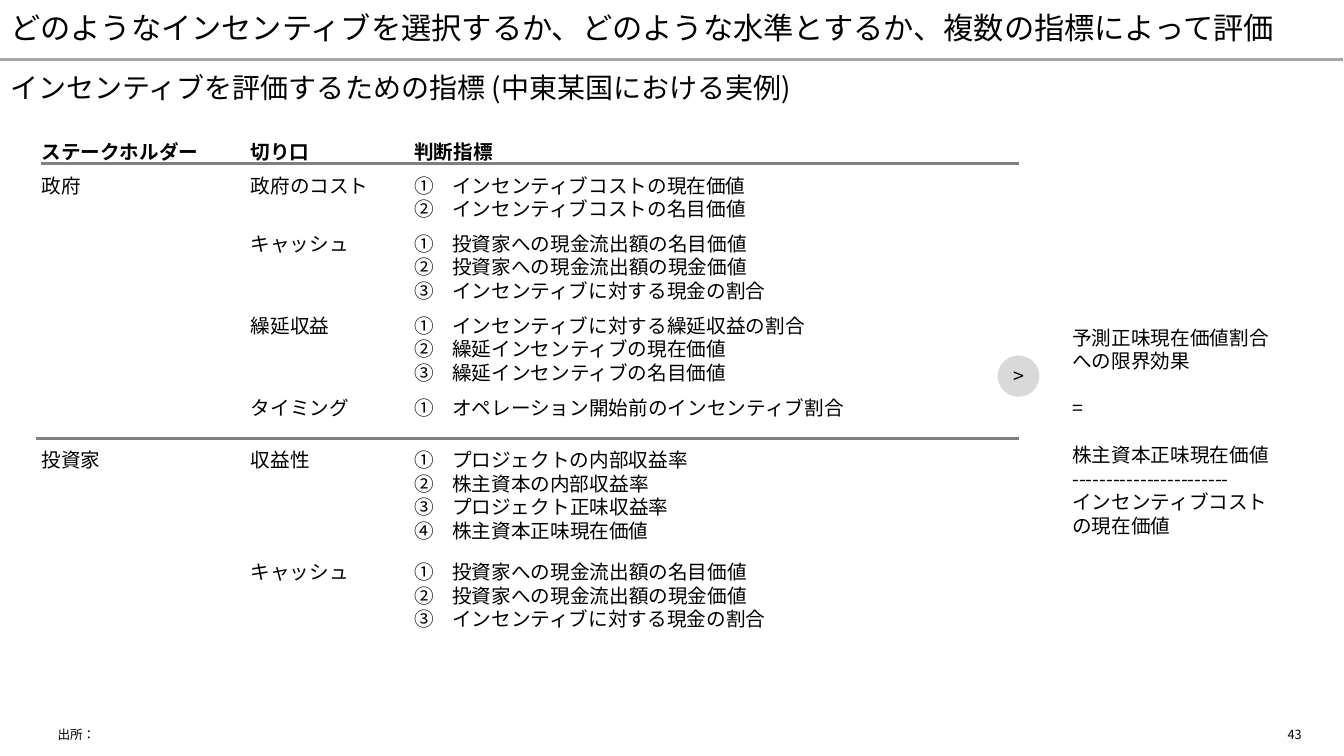
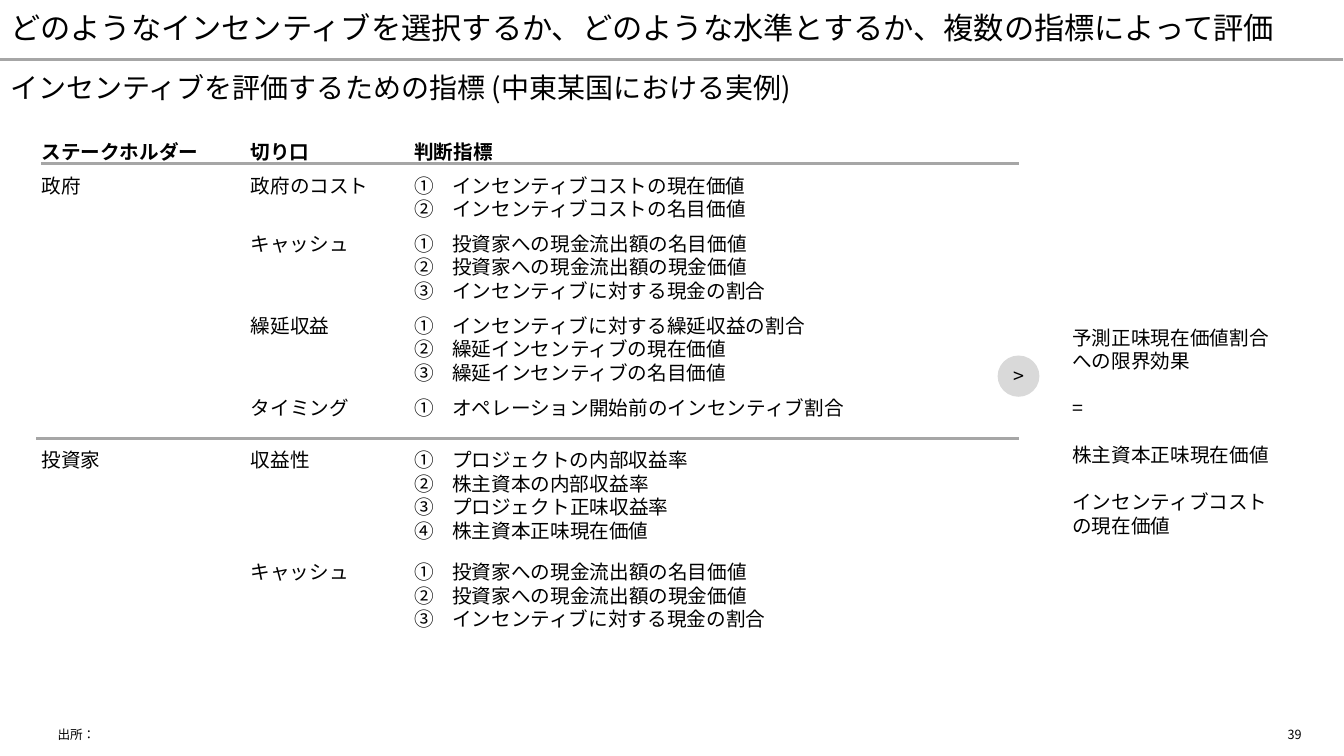
Before and after one commit to yuzucha16/dotfiles, a slide deck: slide 39 of office/Blank.potx (slide 43 before the commit). Drawn at 1344x756 pixels with LibreOffice and Linux fonts; fonts in the diff are those of the drawing. Boxes give left, top, right and bottom in pixels: in the first picture for what was removed or moved away, otherwise in the second. Text is boxed around its words. In the diff, an @@ line names an element or a change of style, - is before the commit and + after.

```diff
--- a/office/Blank.potx
+++ b/office/Blank.potx
@@ line (41, 163) - (1018, 163): stroke #808080 1.5 pt to #A6A6A6 1.5 pt @@
@@ text at [1072, 328, 1268, 535]: paragraph removed @@
------------------------
@@ line (36, 439) - (1018, 439): stroke #808080 1.5 pt to #A6A6A6 1.5 pt @@
@@ page number at [1288, 729, 1302, 739]: text changed @@
-43
+39
```
Also in this commit, not shown: 16 other slides changed, 2 slides added, 6 slides removed.
